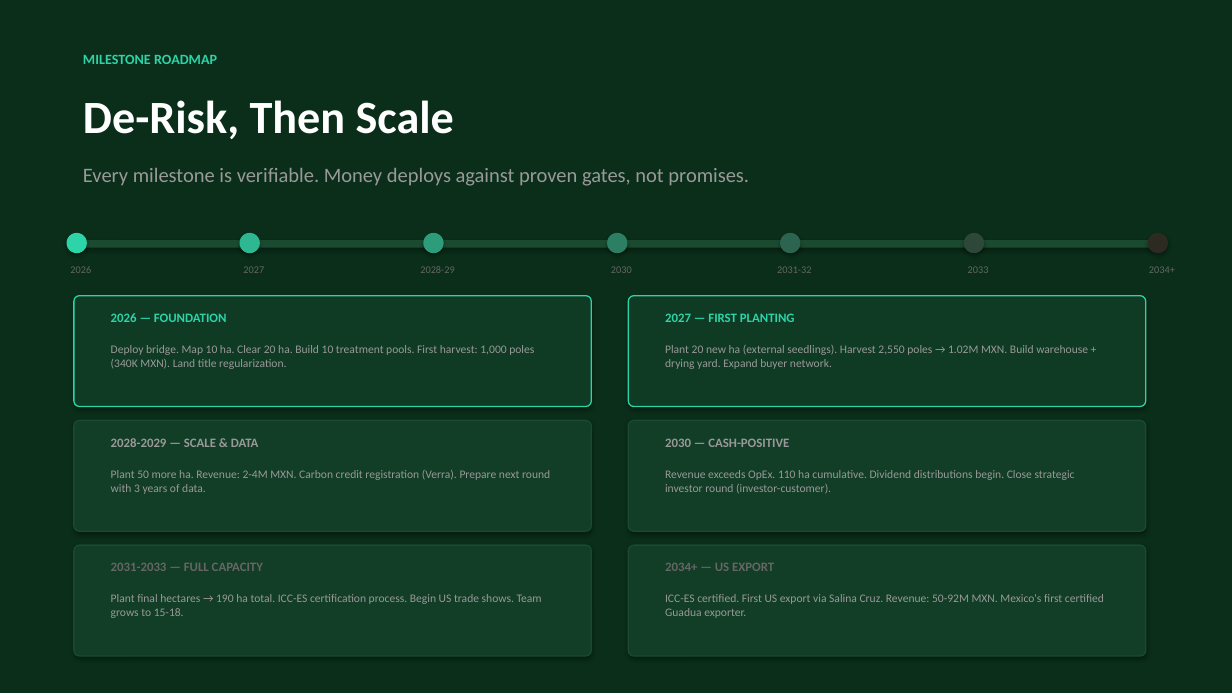
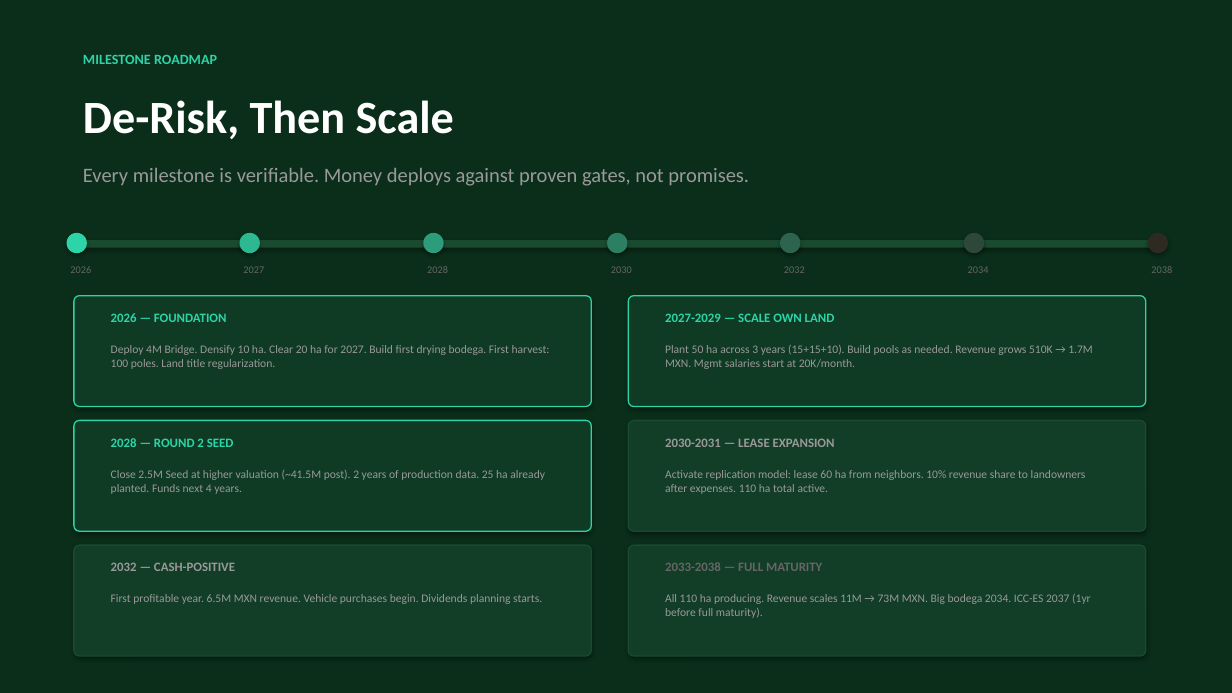
Before and after one commit to perezofir83/pacifico-bambu, a slide deck: slide 16 of Pacifico_Bambu_Pitch_Deck_v3.pptx (slide 15 before the commit). Drawn at 1232x693 pixels with LibreOffice and Linux fonts; fonts in the diff are those of the drawing. Boxes give left, top, right and bottom in pixels: in the first picture for what was removed or moved away, otherwise in the second. Text is boxed around its words. In the diff, an @@ line names an element or a change of style, - is before the commit and + after.

```diff
--- a/Pacifico_Bambu_Pitch_Deck_v3.pptx
+++ b/Pacifico_Bambu_Pitch_Deck_v3.pptx
@@ text at (427,266,448,273): text changed @@
-2028-29
+2028
@@ text at (784,266,805,273): text changed @@
-2031-32
+2032
@@ text at (968,266,989,273): text changed @@
-2034+
+2034
@@ text added at (1151,266,1172,273), 8 pt, text #666666 @@
+2038
@@ text at (665,313,835,322): text changed @@
-2027 — FIRST PLANTING
+2027-2029 — SCALE OWN LAND
@@ text at (111,345,550,369): text changed @@
-Deploy bridge. Map 10 ha. Clear 20 ha. Build 10 treatment pools. First harvest: 1,000 poles (340K MXN). Land title regularization.
+Deploy 4M Bridge. Densify 10 ha. Clear 20 ha for 2027. Build first drying bodega. First harvest: 100 poles. Land title regularization.
@@ text at (665,345,1093,369): text changed @@
-Plant 20 new ha (external seedlings). Harvest 2,550 poles → 1.02M MXN. Build warehouse + drying yard. Expand buyer network.
+Plant 50 ha across 3 years (15+15+10). Build pools as needed. Revenue grows 510K → 1.7M MXN. Mgmt salaries start at 20K/month.
@@ rounded rectangle at (74,421,592,531): fill #123D26 to #0F3A24; outline #1A4A30 1 pt to #2DD4A8 1 pt @@
@@ text at (111,438,234,447): text changed; text colour #999999 to #2DD4A8 @@
-2028-2029 — SCALE & DATA
+2028 — ROUND 2 SEED
@@ text at (665,438,835,447): text changed @@
-2030 — CASH-POSITIVE
+2030-2031 — LEASE EXPANSION
@@ text at (111,470,545,494): text changed @@
-Plant 50 more ha. Revenue: 2-4M MXN. Carbon credit registration (Verra). Prepare next round with 3 years of data.
+Close 2.5M Seed at higher valuation (~41.5M post). 2 years of production data. 25 ha already planted. Funds next 4 years.
@@ text at (665,470,1086,494): text changed @@
-Revenue exceeds OpEx. 110 ha cumulative. Dividend distributions begin. Close strategic investor round (investor-customer).
+Activate replication model: lease 60 ha from neighbors. 10% revenue share to landowners after expenses. 110 ha total active.
@@ text at (111,562,235,571): text changed; text colour #666666 to #999999 @@
-2031-2033 — FULL CAPACITY
+2032 — CASH-POSITIVE
@@ text at (665,562,822,571): text changed @@
-2034+ — US EXPORT
+2033-2038 — FULL MATURITY
@@ text at (111,594,542,604): text changed @@
-Plant final hectares → 190 ha total. ICC-ES certification process. Begin US trade shows. Team grows to 15-18.
+First profitable year. 6.5M MXN revenue. Vehicle purchases begin. Dividends planning starts.
@@ text at (665,594,1091,618): text changed @@
-ICC-ES certified. First US export via Salina Cruz. Revenue: 50-92M MXN. Mexico's first certified Guadua exporter.
+All 110 ha producing. Revenue scales 11M → 73M MXN. Big bodega 2034. ICC-ES 2037 (1yr before full maturity).
```
Also in this commit, not shown: 6 other slides changed, 2 slides added, 1 slide removed, 3 other files.
